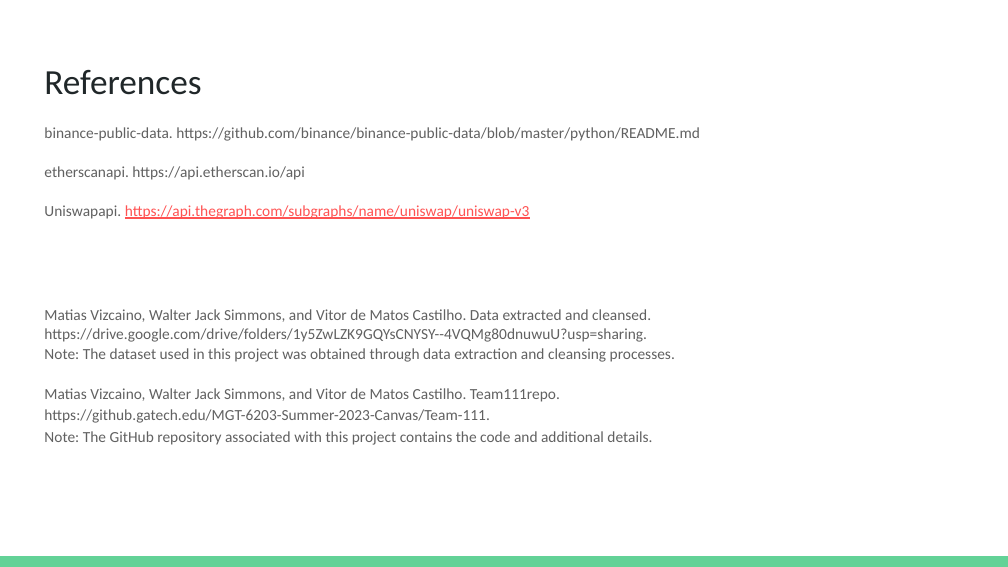
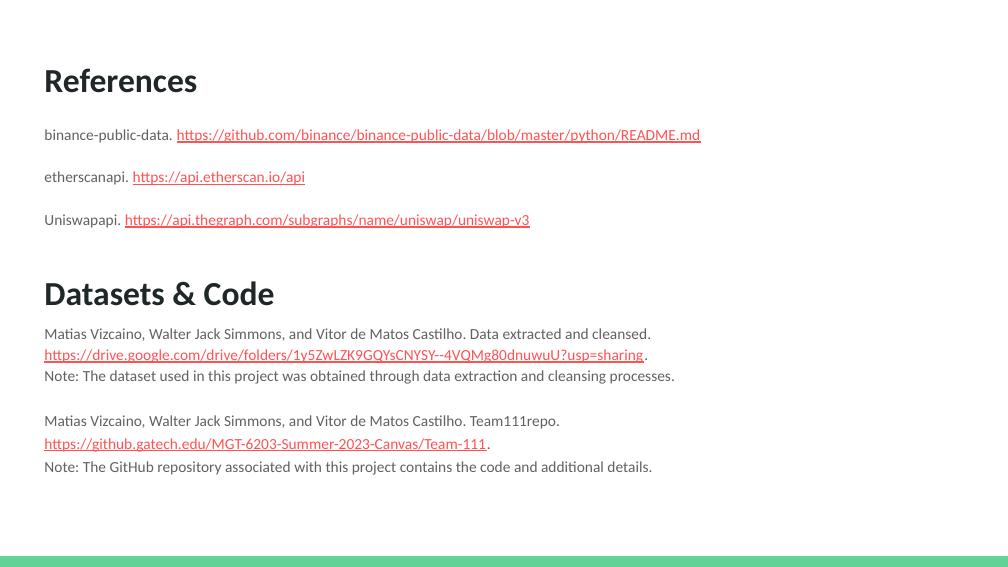
Before and after one commit to datagero/defi-liquidity-events-effect, a slide deck: slide 17 of Final Presentation Slides/Team 111 Presentation Slides.pptx (slide 18 before the commit). Drawn at 1008x567 pixels with LibreOffice and Linux fonts; fonts in the diff are those of the drawing. Boxes give left, top, right and bottom in pixels: in the first picture for what was removed or moved away, otherwise in the second. Text is boxed around its words. In the diff, an @@ line names an element or a change of style, - is before the commit and + after.

```diff
--- a/Final Presentation Slides/Team 111 Presentation Slides.pptx
+++ b/Final Presentation Slides/Team 111 Presentation Slides.pptx
@@ title "References" at [44, 68, 197, 93]: size 25.2 to 24 pt, bold on @@
@@ text "binance-public-data. https://github.com/binance/binance-publ ..." at [44, 129, 701, 475]: text colour #616161 to #FF5252, underline on in "https://github.com/binance/binance-public-data/blob/master/p ...", "https://api.etherscan.io/api", "https://drive.google.com/drive/folders/1y5ZwLZK9GQYsCNYSY--4 ...", "https://github.gatech.edu/MGT-6203-Summer-2023-Canvas/Team-1 ..."; line spacing 1.05 to 1.15; line spacing 1.15 to 1.25 @@
@@ text added at [44, 281, 275, 306], 24 pt, text #202729, bold @@
+Datasets & Code
```
Also in this commit, not shown: 14 other slides changed, 1 slide removed, 3 other files.
